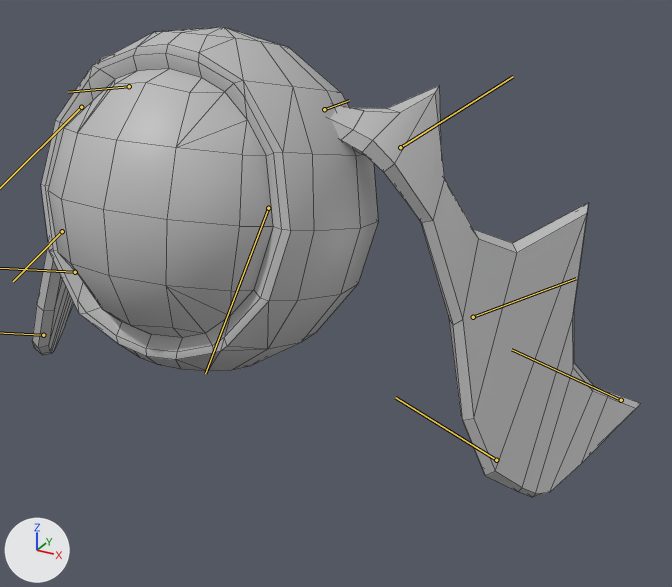
A saved change to the FBX model Assets/Game/Meshes/eye_idle.fbx.
Both versions are drawn from a camera (50 mm lens) standing at (3.18, -4.21, 4.35) and looking at (0.59, 0.51, 1.99). Arrows for +X, +Y and +Z are at lower left; the lights stay in place. Both versions are drawn at frame 9 of the action 'Take 001'; the numbers are the values there. The bones that bend it are drawn over the model as lines. Mesh edges are drawn as thin lines.
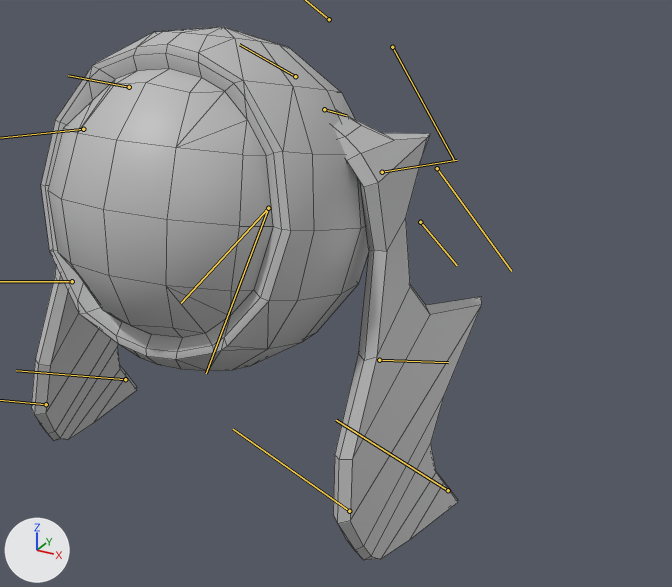
The edits, one by one:
Bone 'Scapula_R' (bone_scapula_r) turns from (-30, 4, -40) to (-20, 23, -43) degrees about its own x, y and z.
Bone 'Shoulder_R' (bone_shoulder_r) turns from (-10, 37, -32) to (13, 37, -33) degrees about its own x, y and z.
Bone 'Scapula_L' (bone_scapula_l) turns from (-28, 1, -45) to (-19, 21, -48) degrees about its own x, y and z.
Bone 'Shoulder_L' (bone_shoulder_l) turns from (-13, 37, -29) to (6, 38, -27) degrees about its own x, y and z.

Pixel boxes [x1, y1, x2, y2] of what changed, in the pictures (672 x 587 px):
'Sphere.001', posed (26% narrower, 13% taller): before [32, 26, 641, 497]; after [31, 26, 482, 560]
bone 'Scapula_R', root to tip: before (129, 86) to (68, 92); after (129, 87) to (68, 75)
bone 'Scapula_L', root to tip: before (324, 109) to (349, 100); after (324, 109) to (346, 115)
bone 'Shoulder_L', root to tip: before (400, 147) to (513, 76); after (382, 172) to (457, 160)
